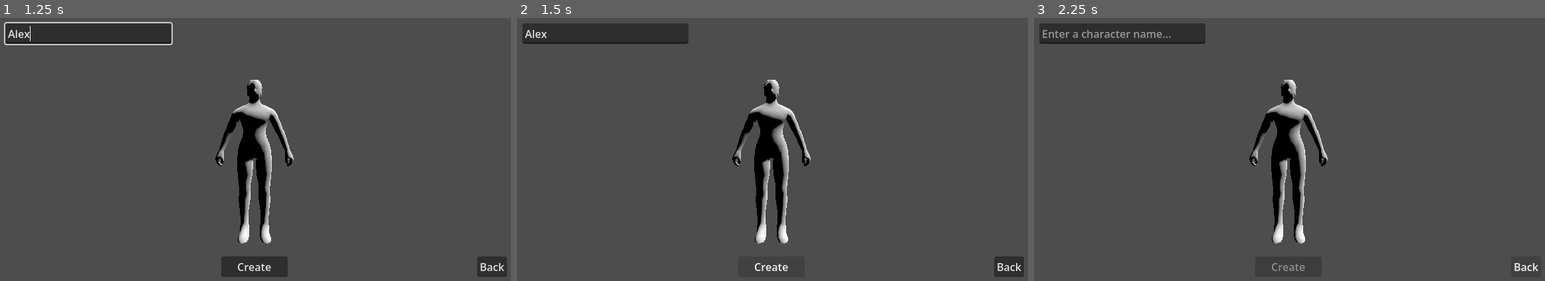
Above: before the commit, frames 1-3 (left to right).
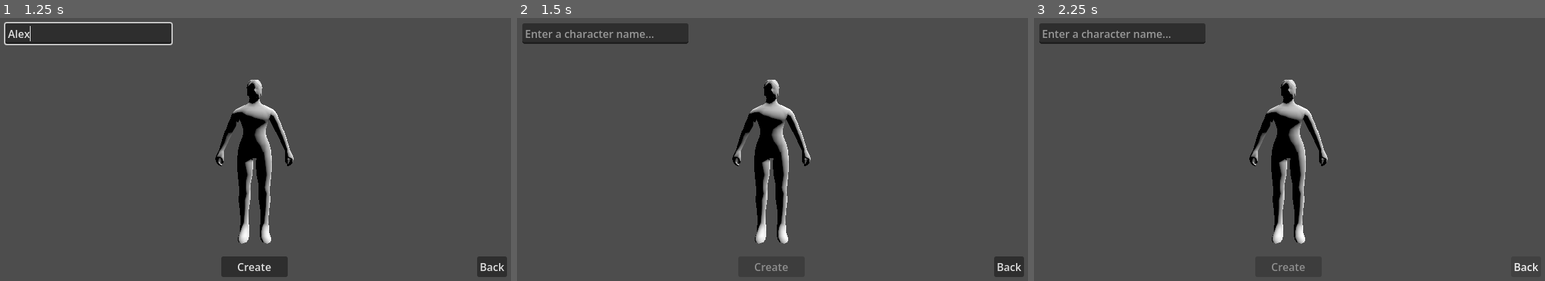
Above: after the commit, the same moments.

Repository: jdspohn/rpg
Game: Godot game, scene res://Scenes/Player/character_creation.tscn
Same seed, same stepped clock (60 frames per second), same inputs: the game is played once before the commit and once after it. This scene is started directly instead of the project's main scene.
Inputs (mouse positions are in pixels of both pictures, inside the frame that each line leads up to):
- Up to frame 1 (1.25 s): click (86, 33) at 0.52 s; type "Alex" at 0.6 s
- Up to frame 2 (1.5 s): click "Create" at 1.25 s
- Up to frame 3 (2.25 s): click "Back" at 2 s

Frame 1 is identical in both runs. In frame 2, 0.4% of the frame differs, in the area x 1-54%, y 4-97%; in frame 3, nothing differs.

Commit message:
main menu loads save as selectable buttons

Diff:
--- a/Scenes/Player/character_creation.tscn
+++ b/Scenes/Player/character_creation.tscn
@@ -63,7 +63,7 @@
 layout_mode = 2
 theme_override_colors/font_color = Color(1, 0, 0, 1)
 theme_override_font_sizes/font_size = 12
-text = "* Name already exists."
+text = "* Save file already exists. Please try again."
 
 [node name="Control2" type="Control" parent="." unique_id=1286548464]
 custom_minimum_size = Vector2(0, 50)
--- a/Scenes/UI/main_menu.tscn
+++ b/Scenes/UI/main_menu.tscn
@@ -10,37 +10,6 @@
 grow_horizontal = 2
 grow_vertical = 2
 script = ExtResource("1_5wsvm")
-
-[node name="MainMenuSelect" type="VBoxContainer" parent="." unique_id=585219329]
-unique_name_in_owner = true
-visible = false
-layout_mode = 1
-anchors_preset = 8
-anchor_left = 0.5
-anchor_top = 0.5
-anchor_right = 0.5
-anchor_bottom = 0.5
-offset_left = -20.0
-offset_top = -20.0
-offset_right = 20.0
-offset_bottom = 20.0
-grow_horizontal = 2
-grow_vertical = 2
-
-[node name="ButtonStart" type="Button" parent="MainMenuSelect" unique_id=1822916161]
-unique_name_in_owner = true
-layout_mode = 2
-text = "Start"
-
-[node name="ButtonSettings" type="Button" parent="MainMenuSelect" unique_id=1683570770]
-unique_name_in_owner = true
-layout_mode = 2
-text = "Settings"
-
-[node name="ButtonQuit" type="Button" parent="MainMenuSelect" unique_id=35566018]
-unique_name_in_owner = true
-layout_mode = 2
-text = "Quit"
 
 [node name="CharacterSelect" type="PanelContainer" parent="." unique_id=2013728910]
 unique_name_in_owner = true
@@ -64,6 +33,10 @@
 [node name="PanelContainer" type="PanelContainer" parent="CharacterSelect/VBoxContainer" unique_id=196463047]
 layout_mode = 2
 size_flags_vertical = 3
+
+[node name="CharacterList" type="VBoxContainer" parent="CharacterSelect/VBoxContainer/PanelContainer" unique_id=1087912244]
+unique_name_in_owner = true
+layout_mode = 2
 
 [node name="HBoxContainer" type="HBoxContainer" parent="CharacterSelect/VBoxContainer" unique_id=597384991]
 layout_mode = 2
--- a/Scenes/main.gd
+++ b/Scenes/main.gd
@@ -10,17 +10,23 @@
 #TODO disconnect from signals when a menu is freed
 
 func _ready() -> void:
-	StartMainMenu()
+	LoadMainMenu()
 
-func StartMainMenu():
+
+func LoadMainMenu():
 	var main_menu = MAIN_MENU.instantiate()
 	main_menu.create_character_pressed.connect(StartCharacterCreation)
 	main_menu.start_game_pressed.connect(StartGame)
 	main_menu.join_game_pressed.connect(JoinGame)
 	add_child(main_menu)
 
+
+func DestroyMainMenu():
+	get_node("MainMenu").queue_free()
+
+
 func StartCharacterCreation():
-	get_node("MainMenu").queue_free()
+	DestroyMainMenu()
 	var character_creation = CHARACTER_CREATION.instantiate()
 	add_child(character_creation)
 
@@ -32,7 +38,8 @@
 
 func JoinGame():
 	## TODO check for server availability
-	get_node("MainMenu").queue_free()
+	## await load player data
+	DestroyMainMenu()
 	Input.set_mouse_mode(Input.MOUSE_MODE_CAPTURED)
 	Server.create_client()
 
--- a/Scripts/Global/player_data.gd
+++ b/Scripts/Global/player_data.gd
@@ -4,7 +4,7 @@
 const KEY_CHARACTER_NAME: String = "character_name"
 const KEY_LEVEL: String = "level"
 
-var save_path_json: String = "user://save_files/character.json"
+var save_path_json: String = "user://characters/character.json"
 
 # Player ID
 var character_name: String
@@ -43,7 +43,7 @@
 
 	save_path_json = save_data[KEY_SAVE_PATH_JSON]
 	character_name = save_data[KEY_CHARACTER_NAME]
-	level = save_data[KEY_LEVEL]
+	level = int(save_data[KEY_LEVEL])
 
 
 func verify_save_data_json(save_data: Dictionary) -> Error:
--- a/Scripts/Player/character_creation.gd
+++ b/Scripts/Player/character_creation.gd
@@ -8,13 +8,15 @@
 @onready var button_create: Button = %ButtonCreate
 @onready var button_back: Button = %ButtonBack
 
-var character_name: String
-var save_path: String
+var save_path: String = "user://characters/character.json"
+var character_name: String = "character"
+var level: int = 1
 
 func _ready() -> void:
 	button_create.pressed.connect(_on_create_pressed)
 	button_back.pressed.connect(_on_back_pressed)
 	input_name.text_changed.connect(_on_text_changed)
+	input_name.text_submitted.connect(_on_text_submitted)
 	button_create.disabled = true
 	label_no_spaces.visible = false
 	label_name_exists.visible = false
@@ -39,16 +41,31 @@
 		button_create.disabled = false
 
 
+func _on_text_submitted(_input: String) -> void:
+	_on_create_pressed()
+
+
 func _on_create_pressed() -> void:
+	if button_create.disabled == true:
+		return
 	if input_name.text == "" or input_name.text.contains(" "):
 		return
 	character_name = input_name.text
-	save_path = str("user://save_files/", character_name, ".json")
+	var timestamp = _create_timestamp()
+	save_path = str("user://characters/", timestamp, character_name, ".json")
 	if FileAccess.file_exists(save_path):
+		#TODO: wait 1 second?
 		label_name_exists.visible = true
 		return
 
 	_create_character()
+	get_tree().reload_current_scene()
+
+
+func _create_timestamp() -> String:
+	var timestamp = Time.get_datetime_string_from_system(false)
+	var clean_timestamp = timestamp.replace("-", "").replace("T", "").replace(":", "")
+	return clean_timestamp
 
 
 func _create_character() -> void:
@@ -56,10 +73,10 @@
 	print ("Creating character...")
 	PlayerData.save_path_json = save_path
 	PlayerData.character_name = character_name
-	PlayerData.level = 1
+	PlayerData.level = level
 	PlayerData.save_player_data_json()
 
 
 func _on_back_pressed() -> void:
-	#FIXME go back to character select
+	#TODO go back to character select
 	get_tree().reload_current_scene()
--- a/Scripts/UI/main_menu.gd
+++ b/Scripts/UI/main_menu.gd
@@ -1,11 +1,7 @@
 extends Control
 
-@onready var main_menu_select: VBoxContainer = %MainMenuSelect
-@onready var button_start: Button = %ButtonStart
-@onready var button_settings: Button = %ButtonSettings
-@onready var button_quit: Button = %ButtonQuit
-
 @onready var character_select: PanelContainer = %CharacterSelect
+@onready var character_list: VBoxContainer = %CharacterList
 @onready var button_create_character: Button = %ButtonCreateCharacter
 @onready var button_delete_character: Button = %ButtonDeleteCharacter
 
@@ -17,12 +13,9 @@
 signal join_game_pressed(origin: String)
 signal create_character_pressed(origin: String)
 
-var player_save_files_dir: String = "user://save_files"
+var player_save_files_dir: String = "user://characters"
 
 func _ready() -> void:
-	button_start.pressed.connect(_on_start_pressed)
-	button_settings.pressed.connect(_on_settings_pressed)
-	button_quit.pressed.connect(_on_quit_pressed)
 	button_create_character.pressed.connect(_on_create_character_pressed)
 	button_start_game.pressed.connect(_on_start_game_pressed)
 	button_join_game.pressed.connect(_on_join_game_pressed)
@@ -48,7 +41,11 @@
 					push_error("Invalid save file structure")
 					continue
 
+				var slot = player_save_files_json.find(file_path)
+				_create_character_option(slot, save_data["save_path_json"], save_data["character_name"], int(save_data["level"]))
 				print (save_data["character_name"])
+			if character_list.has_node("0"):
+				get_node("CharacterSelect/VBoxContainer/PanelContainer/CharacterList/0").pressed.emit()
 	else:
 		print ("cannot find dir")
 
@@ -72,23 +69,25 @@
 	return player_save_files_json
 
 
-func _on_start_pressed() -> void:
-	main_menu_select.hide()
-	character_select.show()
+func _create_character_option(slot, save_path, character_name, _level) -> void:
+	var character_list_option = Button.new()
+	character_list_option.name = str(slot)
+	character_list_option.pressed.connect(_select_character.bind(save_path))
+	character_list_option.text = str(slot, character_name)
+	character_list.add_child(character_list_option)
 
 
-func _on_settings_pressed() -> void:
-	pass
+func _select_character(save_path) -> void:
+	print (save_path)
 
-
-func _on_quit_pressed() -> void:
-	get_tree().quit()
 
 func _on_create_character_pressed() -> void:
 	create_character_pressed.emit()
 
+
 func _on_delete_character_pressed() -> void:
 	pass
+
 
 func _on_start_game_pressed() -> void:
 	start_game_pressed.emit()
